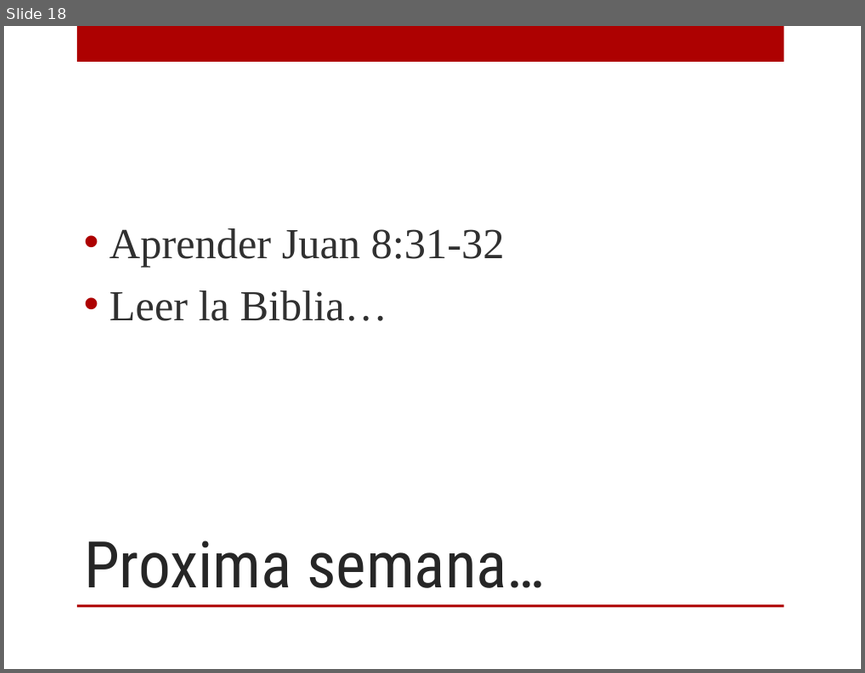
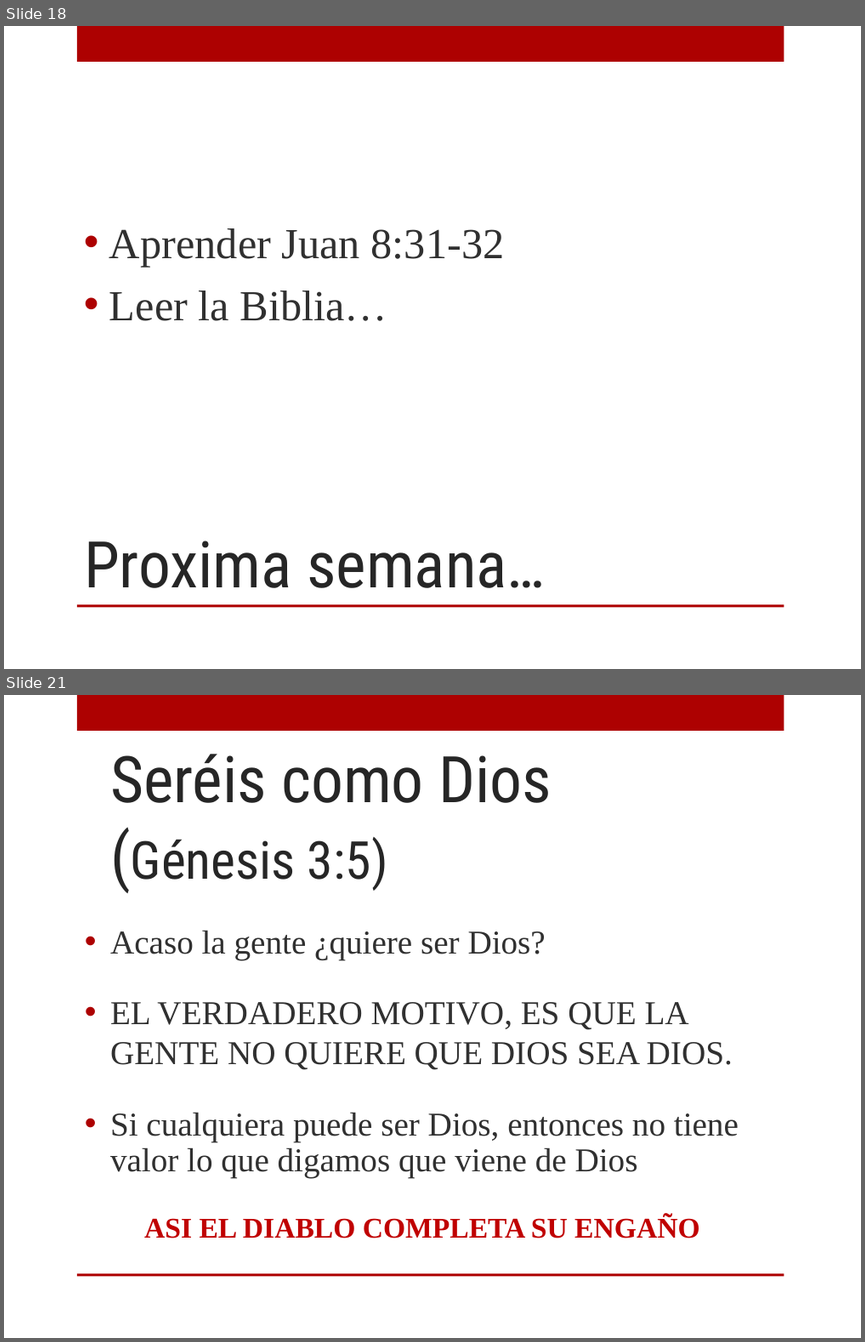
Before and after one commit to afols/iglesia, a slide deck: trunk/ iglesia --username adrianfols/Escuela Dominical/12 personajes/PPTs/Calse1_Eva.ppt. Shown one above the other, each under a label of ours: slide 18 before the commit, slides 18 and 21 after it; the slides between them are not shown. The pictures are 865x673 and 865x1342 pixels, drawn with LibreOffice and Linux fonts; fonts in the diff are those of the drawing; background and template pictures are left out. Boxes give left, top, right and bottom in pixels: in the first picture for what was removed or moved away, otherwise in the second. Text is boxed around its words. In the diff, an @@ line names an element or a change of style, - is before the commit and + after.

```diff
--- a/trunk/ iglesia --username adrianfols/Escuela Dominical/12 personajes/PPTs/Calse1_Eva.ppt
+++ b/trunk/ iglesia --username adrianfols/Escuela Dominical/12 personajes/PPTs/Calse1_Eva.ppt
@@ slide 21 added at <box>4,695,861,1338</box>, background picture (left out); not listed: 2 template elements that a slide beside it also shows @@
@@ title added at <box>110,754,551,891</box>, 54 pt, text #262626 @@
+Seréis como Dios
+(Génesis 3:5)
@@ text added at <box>110,930,545,960</box>, 28 pt, text #303030 @@
+• Acaso la gente ¿quiere ser Dios?
@@ text added at <box>110,1002,732,1070</box>, 28 pt, text #303030 @@
+• EL VERDADERO MOTIVO, ES QUE LA GENTE NO QUIERE QUE DIOS SEA DIOS.
@@ text added at <box>110,1111,738,1177</box>, 28 pt, text #303030 @@
+• Si cualquiera puede ser Dios, entonces no tiene valor lo que digamos que viene de Dios
@@ text added at <box>144,1215,699,1238</box>, 24 pt, text #C00000, bold @@
+ASI EL DIABLO COMPLETA SU ENGAÑO
```
Also in this commit, not shown: 7 other slides added, 1 other file.
